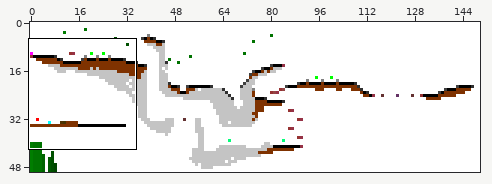
Sprite sheet: Performance_Shooter/res/maps/map_1.png. The picture above shows the old version from afar; the outline marks the close-up.
Close-up. Old version:
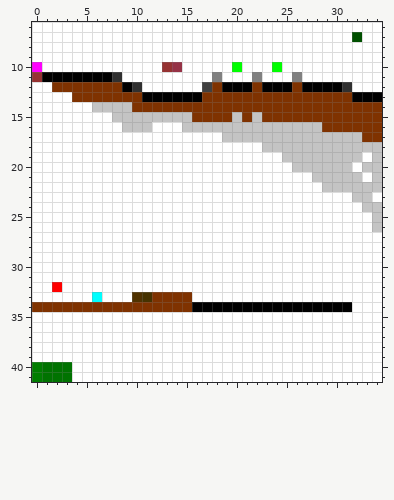
The file is 150x50 pixels. Colours within 5 levels of each other are drawn and written as one. Shown: x 0..34, y 6..41.
Now the later version:
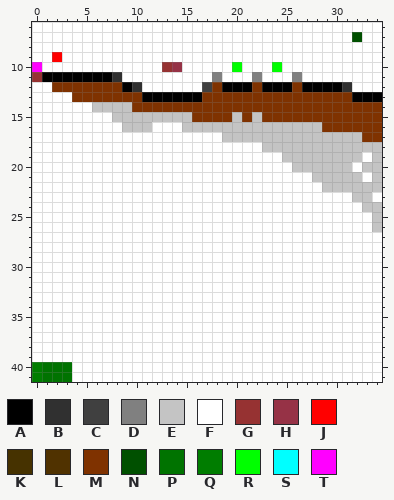
Palette (. is transparent): A #000000  B #303030  C #404040  D #808080  E #c4c4c4  F #ffffff  G #963232  H #963246  J #ff0000  K #463200  L #503200  M #7f3200  N #005000  P #007300  Q #007d00  R #00ff00  S #00ffff  T #ff00ff
Changes in this commit:
The edit turns colour A into colour F in row 34 at x 16 to 31.
The edit turns colour J into colour F in row 32 at x 2.
The edit turns colour K into colour F in row 33 at x 11.
The edit turns colour L into colour F in row 33 at x 10.
The edit turns colour M into colour F in row 33 at x 12 to 15; in row 34 at x 0 to 15.
The edit turns colour S into colour F in row 33 at x 6.
The edit turns colour F into colour J in row 9 at x 2.
